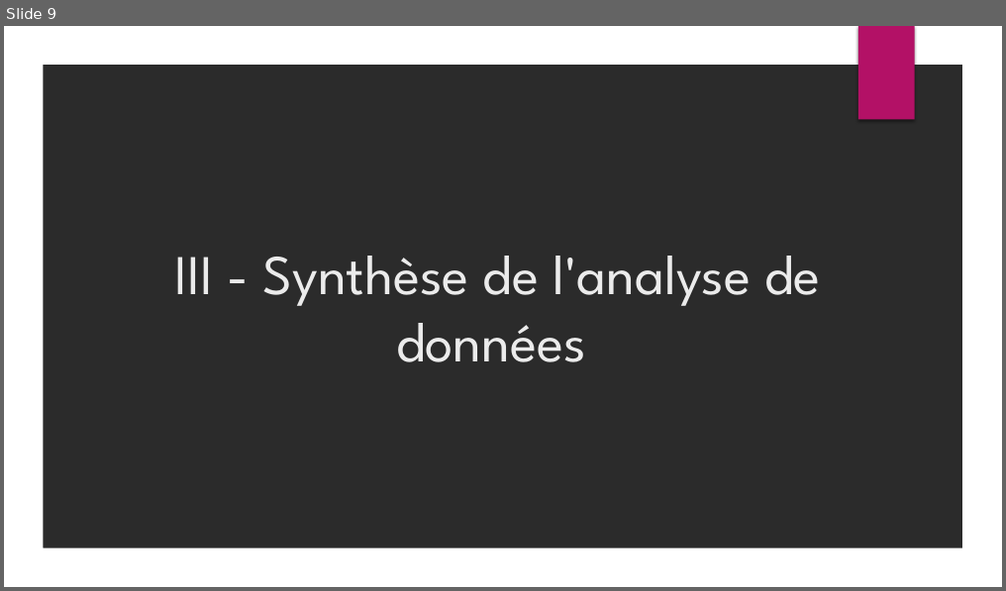
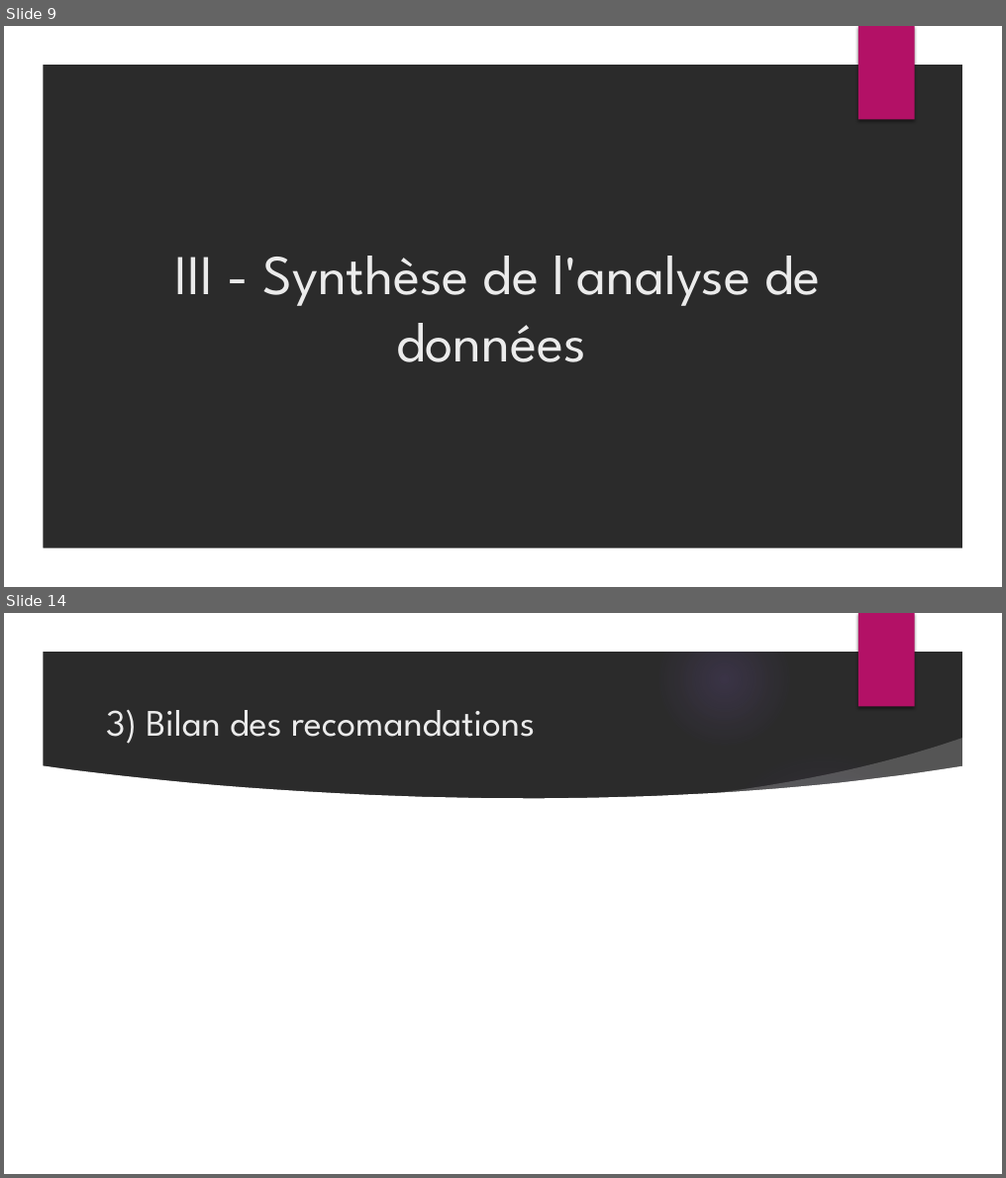
Before and after one commit to ThibaultDieudonne/Paris-Trees-Insights, a slide deck: P2_01_presentation.pptx. Shown one above the other, each under a label of ours: slide 9 before the commit, slides 9 and 14 after it; the slides between them are not shown. The pictures are 1006x591 and 1006x1178 pixels, drawn with LibreOffice and Linux fonts; fonts in the diff are those of the drawing; background and template pictures are left out; a plain dark background stands for a picture behind light text. Boxes give left, top, right and bottom in pixels: in the first picture for what was removed or moved away, otherwise in the second. Text is boxed around its words. In the diff, an @@ line names an element or a change of style, - is before the commit and + after.

```diff
--- a/P2_01_presentation.pptx
+++ b/P2_01_presentation.pptx
@@ slide 14 added at <box>4,613,1002,1174</box>, background picture (left out); not listed: 2 template elements that a slide beside it also shows @@
@@ title added at <box>106,710,535,744</box>, 36 pt, text #EBEBEB @@
+3) Bilan des recomandations
@@ group added at <box>4,614,971,1174</box>: 5 ellipses, 2 freeform shapes @@
```
Also in this commit, not shown: 4 other slides added, 2 other files.
